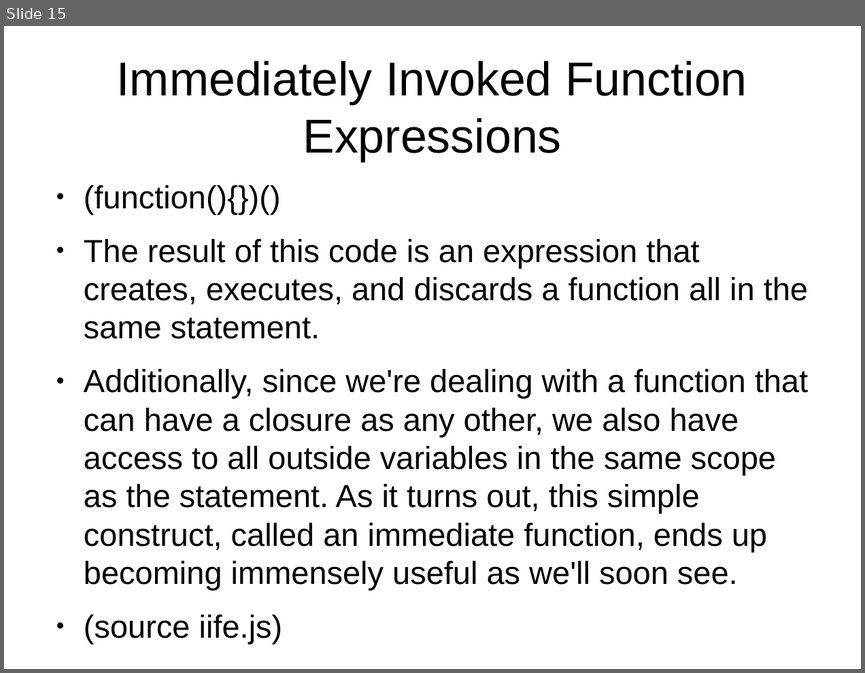
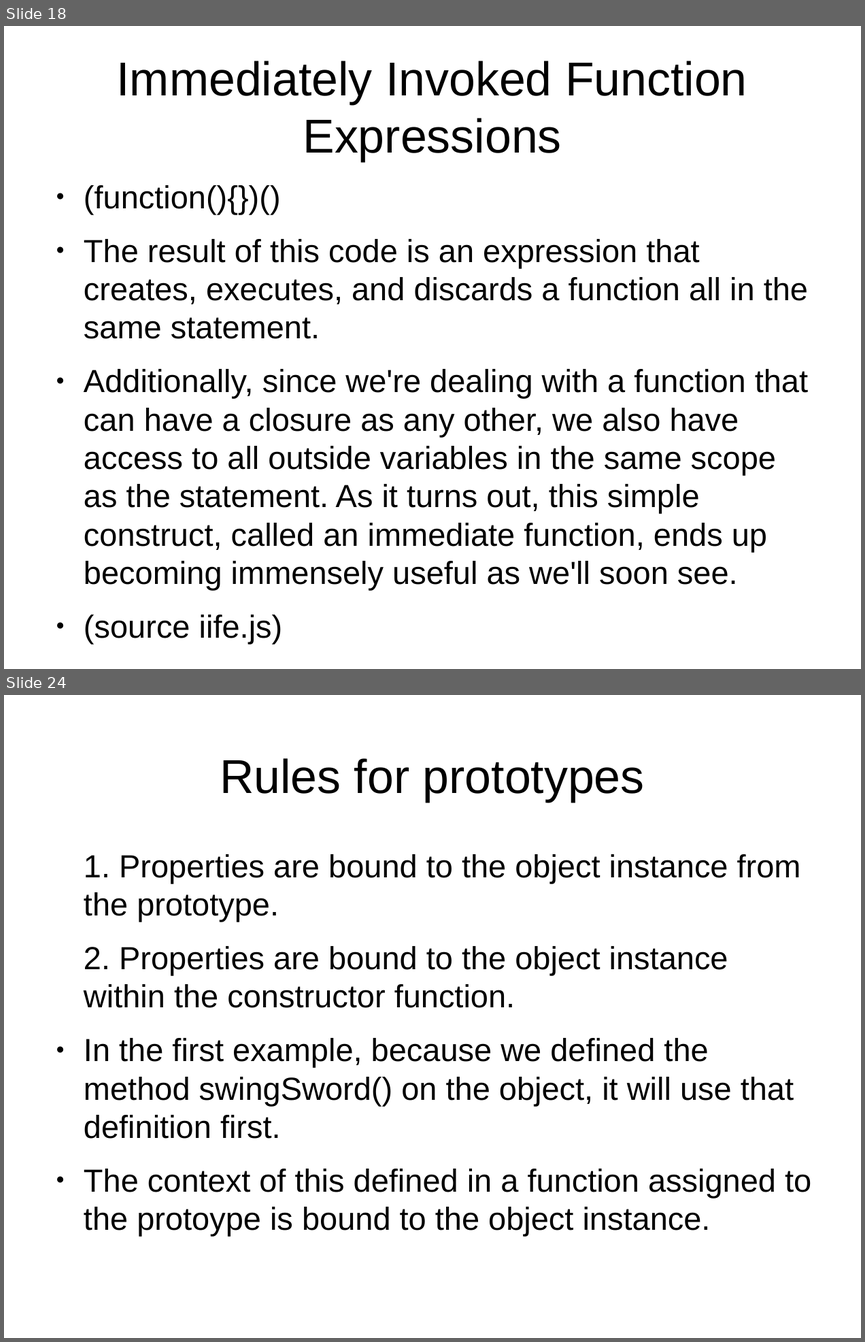
Before and after one commit to tomafc330/presentations, a slide deck: advanced-javascript/presentation.odp. Shown one above the other, each under a label of ours: slide 15 before the commit, slides 18 and 24 after it; the slides between them are not shown. The pictures are 865x673 and 865x1342 pixels, drawn with LibreOffice and Linux fonts; fonts in the diff are those of the drawing. Boxes give left, top, right and bottom in pixels: in the first picture for what was removed or moved away, otherwise in the second. Text is boxed around its words. In the diff, an @@ line names an element or a change of style, - is before the commit and + after.

```diff
--- a/advanced-javascript/presentation.odp
+++ b/advanced-javascript/presentation.odp
@@ slide 24 added at (x1=4, y1=695, x2=861, y2=1338), background #FFFFFF @@
@@ title added at (x1=220, y1=758, x2=645, y2=802), 44 pt, text #000000 @@
+Rules for prototypes
@@ text added at (x1=84, y1=854, x2=811, y2=1236), 29.6 pt, text #000000 @@
+1. Properties are bound to the object instance from the prototype.
+2. Properties are bound to the object instance within the constructor function.
+● In the first example, because we defined the method swingSword() on the object, it will use that definition first.
+● The context of this defined in a function assigned to the protoype is bound to the object instance.
@@ what was slide 15 is now slide 18 @@
```
Also in this commit, not shown: 14 slides changed, 6 other slides added, 20 other files.
